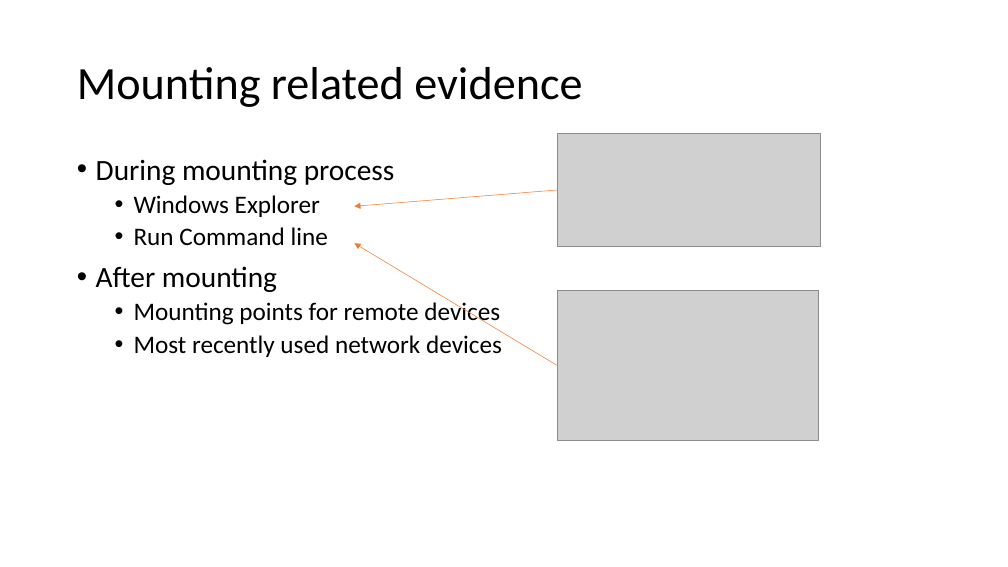
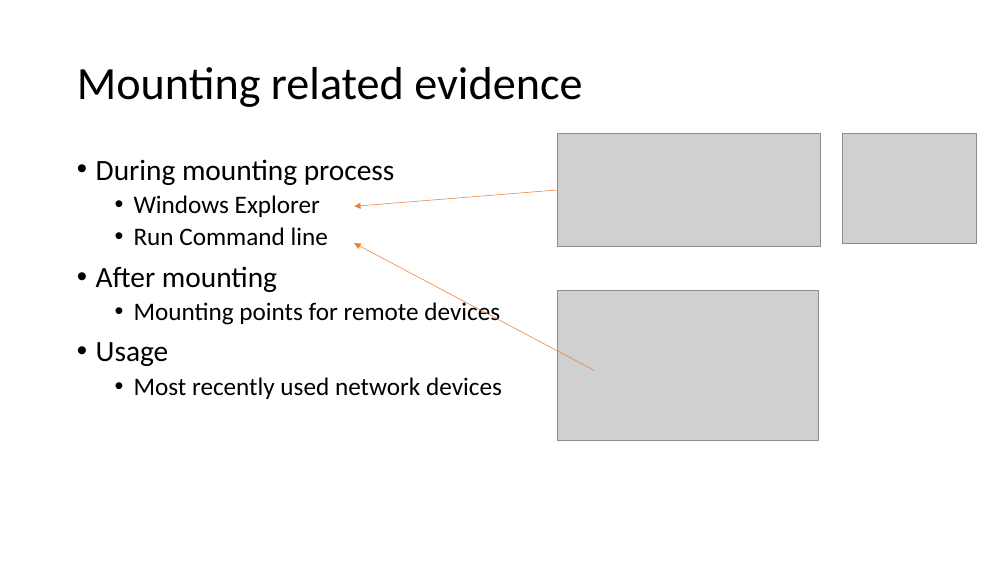
Before and after one commit to frankwxu/digital-forensics-lab, a slide deck: slide 5 of NIST_Data_Leakage_Case/NIST_Data_Leakage_06_Network_Shellbag_Jumplist.pptx. Drawn at 1008x567 pixels with LibreOffice and Linux fonts; fonts in the diff are those of the drawing; grey boxes stand for pictures; background and template pictures are left out. Boxes give left, top, right and bottom in pixels: in the first picture for what was removed or moved away, otherwise in the second. Text is boxed around its words. In the diff, an @@ line names an element or a change of style, - is before the commit and + after.

```diff
--- a/NIST_Data_Leakage_Case/NIST_Data_Leakage_06_Network_Shellbag_Jumplist.pptx
+++ b/NIST_Data_Leakage_Case/NIST_Data_Leakage_06_Network_Shellbag_Jumplist.pptx
@@ picture added at (x1=842, y1=134, x2=977, y2=243) @@
@@ arrow moved from (557, 365) - (355, 243) to (594, 371) - (355, 243) @@
@@ text at (x1=96, y1=342, x2=169, y2=366): paragraph added @@
+• Usage
```
Also in this commit, not shown: 10 other slides changed, 5 slides added, 1 slide removed, 2 other files.
